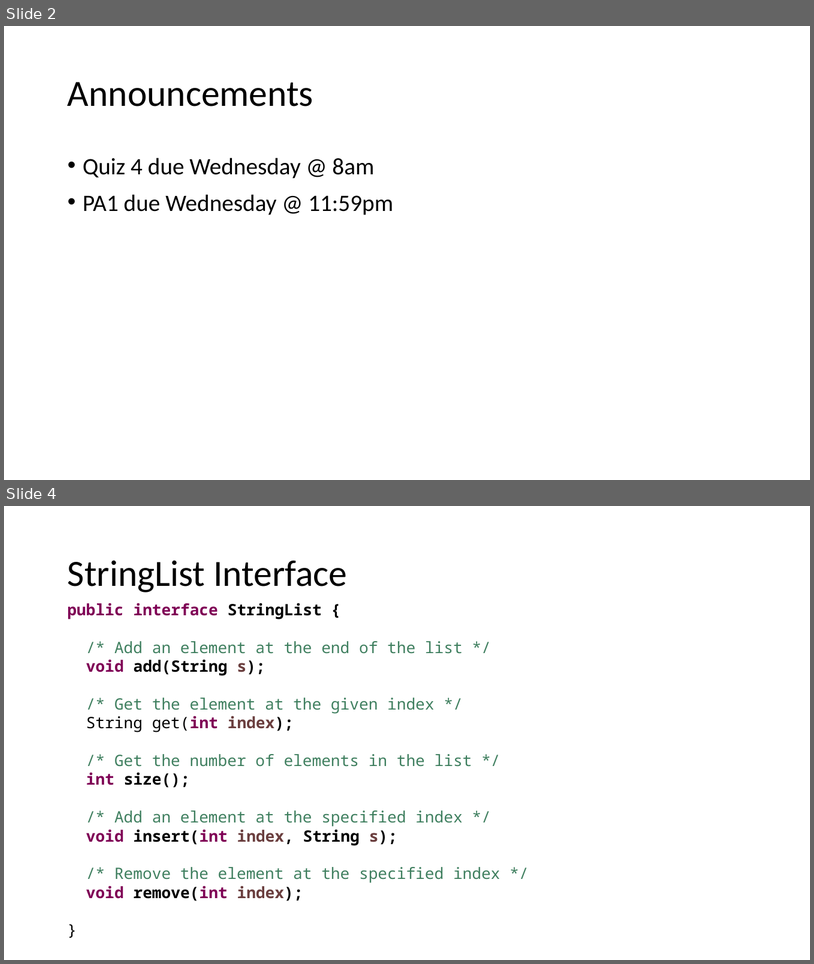
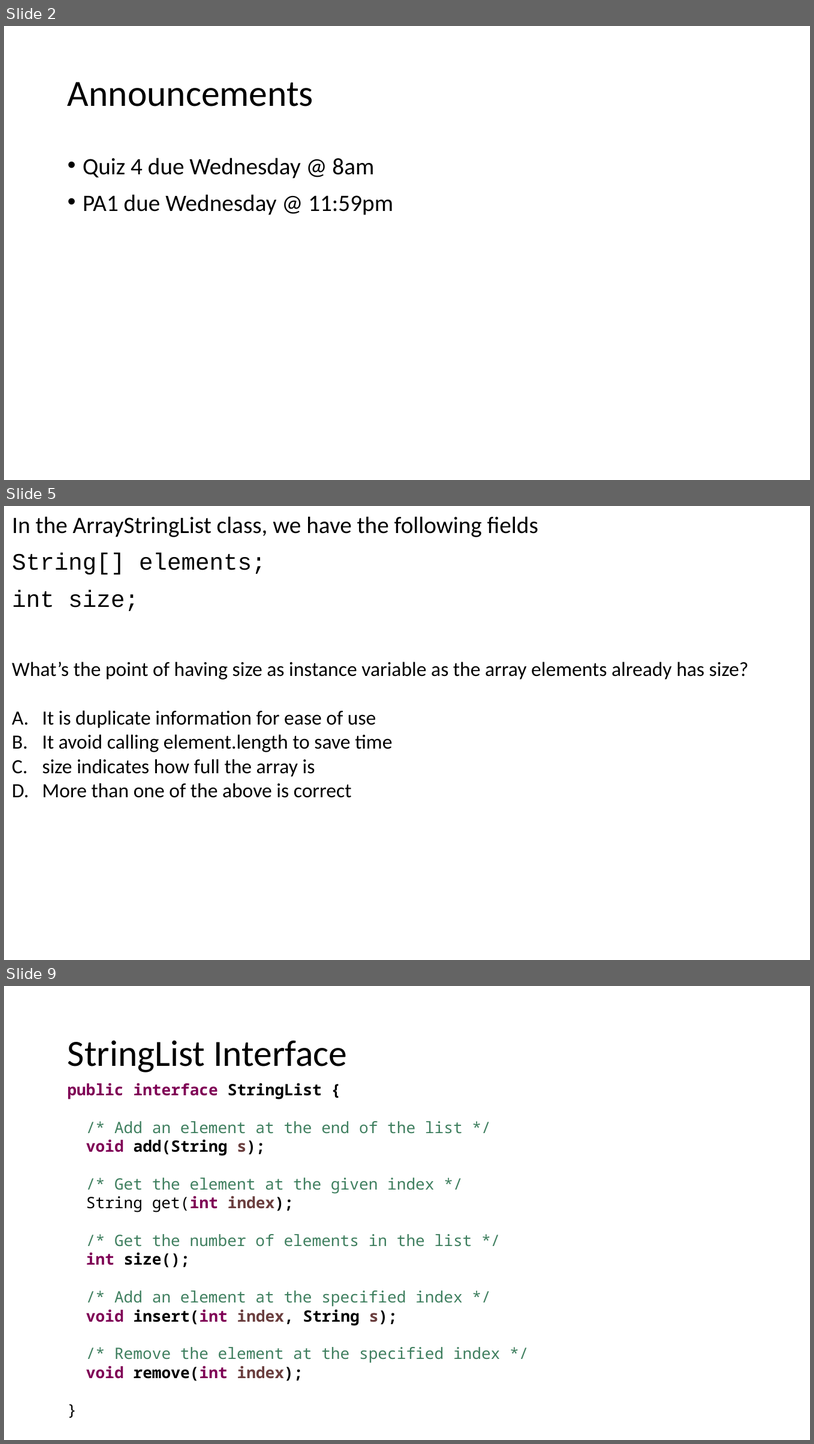
Before and after one commit to ucsd-cse12-w21/ucsd-cse12-w21.github.io, a slide deck: lectures/lecture-04/Lecture-Live D00/Lecture 04 - Lecture.pptx. Shown one above the other, each under a label of ours: slides 2 and 4 before the commit, slides 2, 5 and 9 after it; the slides between them are not shown. The pictures are 814x964 and 814x1444 pixels, drawn with LibreOffice and Linux fonts; fonts in the diff are those of the drawing. Boxes give left, top, right and bottom in pixels: in the first picture for what was removed or moved away, otherwise in the second. Text is boxed around its words. In the diff, an @@ line names an element or a change of style, - is before the commit and + after.

```diff
--- a/lectures/lecture-04/Lecture-Live D00/Lecture 04 - Lecture.pptx
+++ b/lectures/lecture-04/Lecture-Live D00/Lecture 04 - Lecture.pptx
@@ slide 5 added at [4,506,810,960], background #FFFFFF @@
@@ text added at [12,516,539,611], 21 pt, text #000000 @@
+In the ArrayStringList class, we have the following fields
+String[] elements;
+int size;
@@ text added at [12,661,749,798], 18 pt, text #000000 @@
+What’s the point of having size as instance variable as the array elements already has size?
+A. It is duplicate information for ease of use
+B. It avoid calling element.length to save time
+C. size indicates how full the array is
+D. More than one of the above is correct
@@ what was slide 4 is now slide 9 @@
```
Also in this commit, not shown: 1 slide changed, 4 other slides added, 3 other files.
